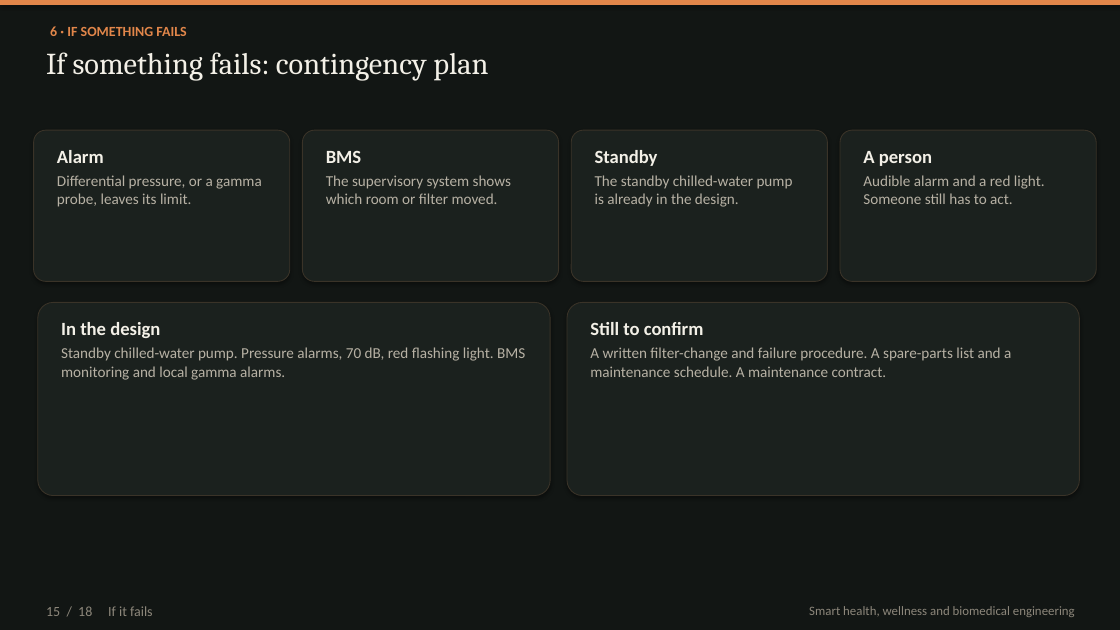
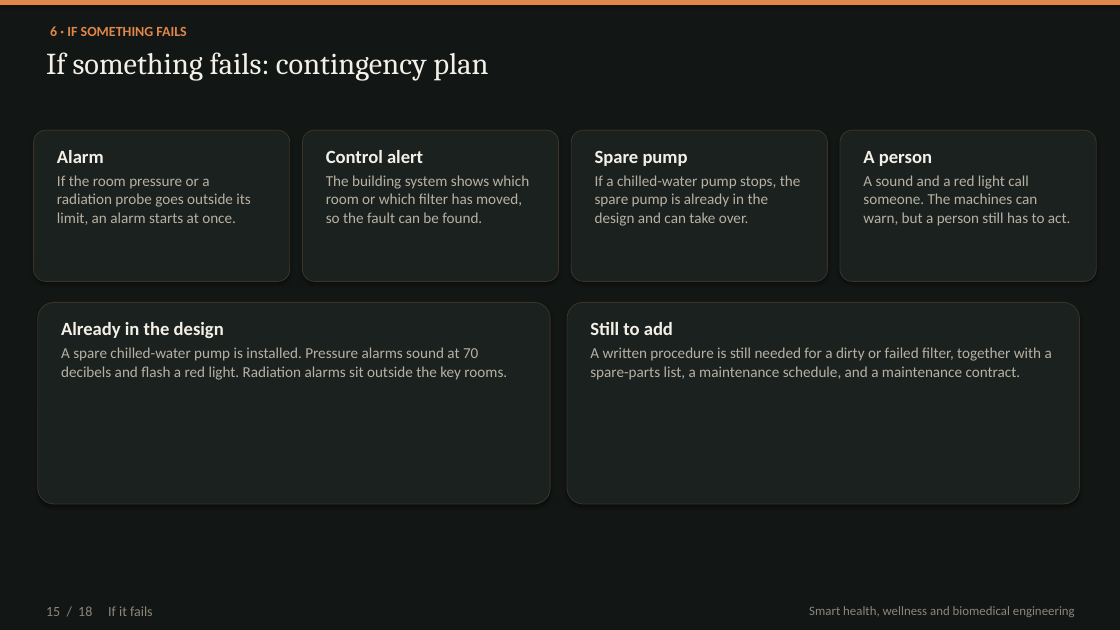
Before and after one commit to kakaijacob/Special-Operations-Schema, a slide deck: slide 15 of iek-talks/IEK_Cyclotron_HVAC_18_slides.pptx. Drawn at 1120x630 pixels with LibreOffice and Linux fonts; fonts in the diff are those of the drawing. Boxes give left, top, right and bottom in pixels: in the first picture for what was removed or moved away, otherwise in the second. Text is boxed around its words. In the diff, an @@ line names an element or a change of style, - is before the commit and + after.

```diff
--- a/iek-talks/IEK_Cyclotron_HVAC_18_slides.pptx
+++ b/iek-talks/IEK_Cyclotron_HVAC_18_slides.pptx
@@ text at [57,175,250,225]: text changed @@
-Differential pressure, or a gamma probe, leaves its limit.
+If the room pressure or a radiation probe goes outside its limit, an alarm starts at once.
@@ text at [326,150,530,223]: text changed @@
-BMS
-The supervisory system shows which room or filter moved.
+Control alert
+The building system shows which room or which filter has moved, so the fault can be found.
@@ text at [595,151,801,226]: text changed @@
-Standby
-The standby chilled-water pump is already in the design.
+Spare pump
+If a chilled-water pump stops, the spare pump is already in the design and can take over.
@@ text at [863,175,1071,226]: text changed @@
-Audible alarm and a red light. Someone still has to act.
+A sound and a red light call someone. The machines can warn, but a person still has to act.
@@ rounded rectangle: place and size @@
-rounded rectangle at [38,302,550,496]
+rounded rectangle at [38,302,550,504]
@@ text at [61,322,507,380]: text changed @@
-In the design
-Standby chilled-water pump. Pressure alarms, 70 dB, red flashing light. BMS monitoring and local gamma alarms.
+Already in the design
+A spare chilled-water pump is installed. Pressure alarms sound at 70 decibels and flash a red light. Radiation alarms sit outside the key rooms.
@@ rounded rectangle: place and size @@
-rounded rectangle at [567,302,1080,496]
+rounded rectangle at [567,302,1080,504]
@@ text at [590,322,1052,380]: text changed @@
-Still to confirm
-A written filter-change and failure procedure. A spare-parts list and a maintenance schedule. A maintenance contract.
+Still to add
+A written procedure is still needed for a dirty or failed filter, together with a spare-parts list, a maintenance schedule, and a maintenance contract.
```
Also in this commit, not shown: 17 other slides changed, 1 other file.
